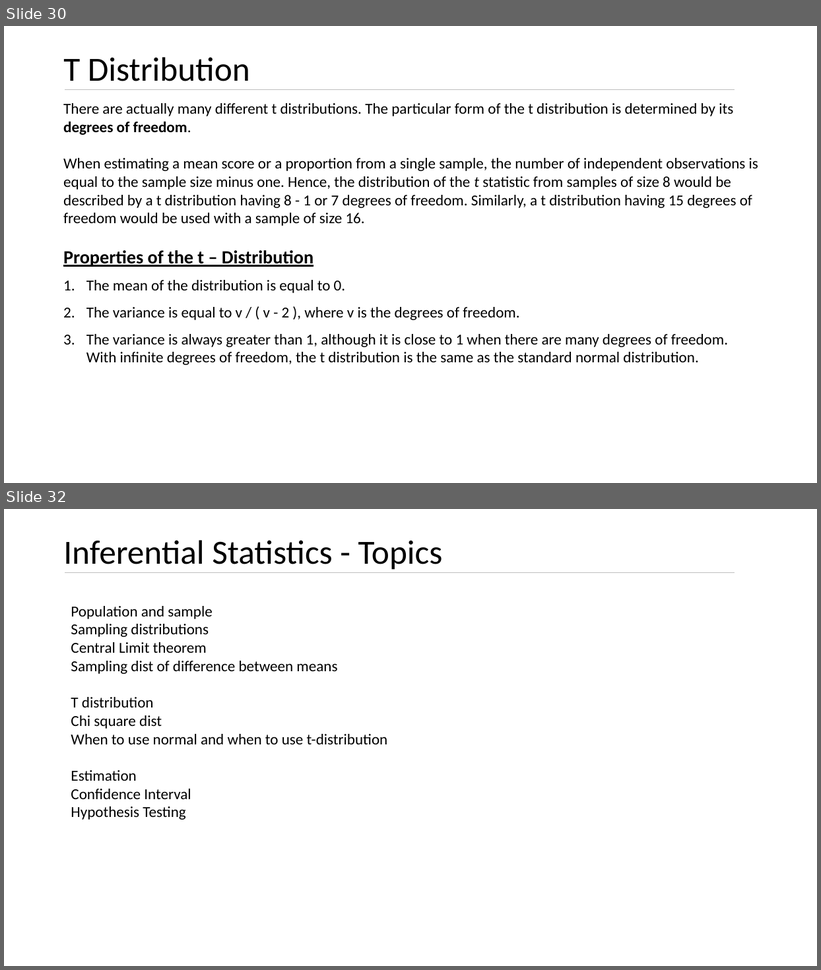
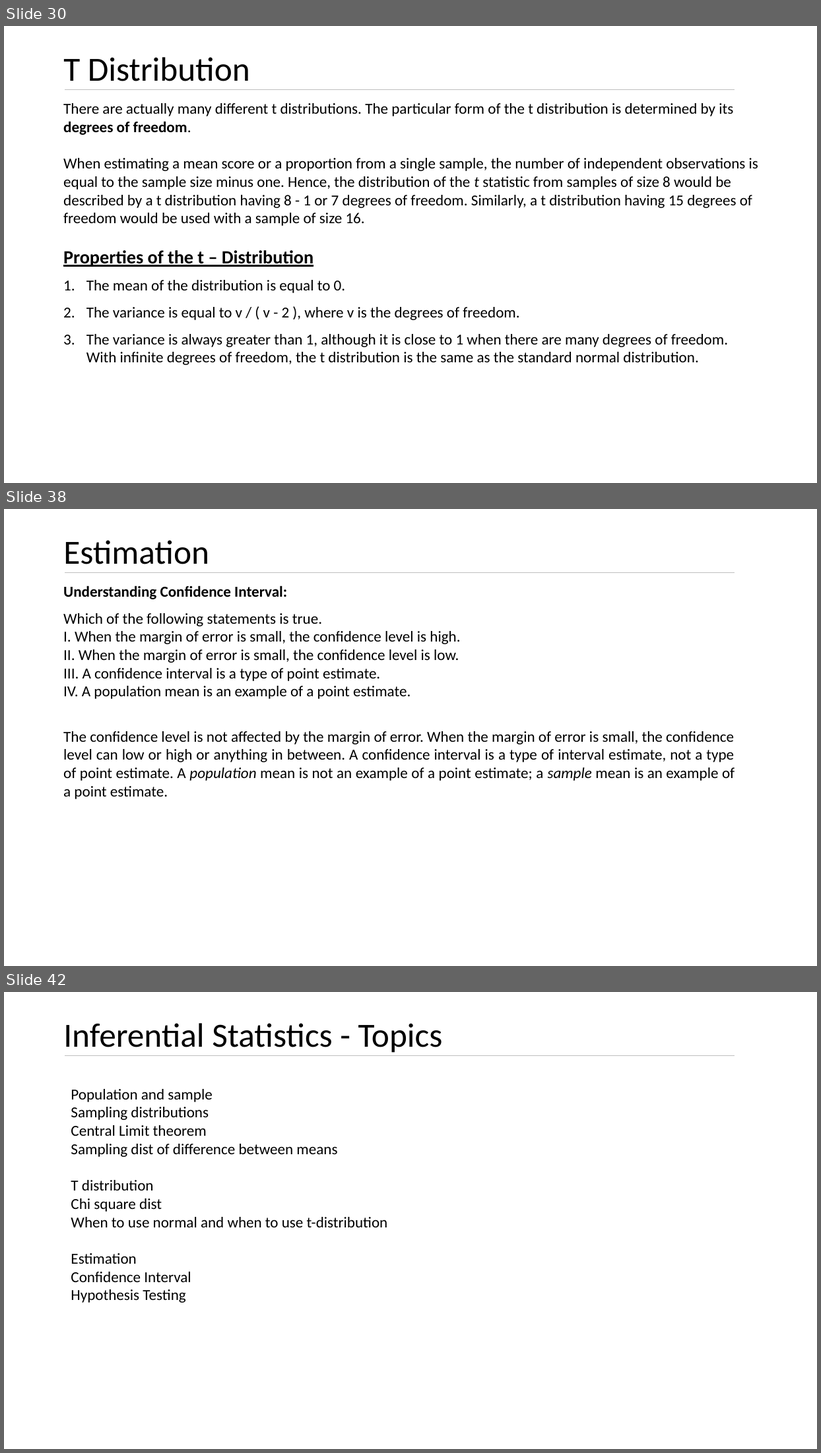
Before and after one commit to kushkul/Intro-to-Analytics, a slide deck: Statistics/Lesson 7 Inferential Statistics.pptx. Shown one above the other, each under a label of ours: slides 30 and 32 before the commit, slides 30, 38 and 42 after it; the slides between them are not shown. The pictures are 821x970 and 821x1453 pixels, drawn with LibreOffice and Linux fonts; fonts in the diff are those of the drawing. Boxes give left, top, right and bottom in pixels: in the first picture for what was removed or moved away, otherwise in the second. Text is boxed around its words. In the diff, an @@ line names an element or a change of style, - is before the commit and + after.

Commit message:
Add Chi square and Estimation

```diff
--- a/Statistics/Lesson 7 Inferential Statistics.pptx
+++ b/Statistics/Lesson 7 Inferential Statistics.pptx
@@ slide 38 added at (x1=4, y1=509, x2=817, y2=966), background #FFFFFF @@
@@ title added at (x1=63, y1=540, x2=209, y2=564), 40 pt, text #000000 @@
+Estimation
@@ text added at (x1=63, y1=586, x2=735, y2=799), 18 pt, text #000000 @@
+Understanding Confidence Interval:
+Which of the following statements is true.
+I. When the margin of error is small, the confidence level is high.
+II. When the margin of error is small, the confidence level is low.
+III. A confidence interval is a type of point estimate.
+IV. A population mean is an example of a point estimate.
+The confidence level is not affected by the margin of error. When the margin of error is small, the confidence level can low or high or anything in between. A confidence interval is a type of interval estimate, not a type of point estimate. A population mean is not an example of a point estimate; a sample mean is an example of a point estimate.
@@ line added from (65, 573) to (735, 573), #BFBFBF 0.5 pt @@
@@ what was slide 32 is now slide 42 @@
```
Also in this commit, not shown: 2 slides changed, 9 other slides added.
